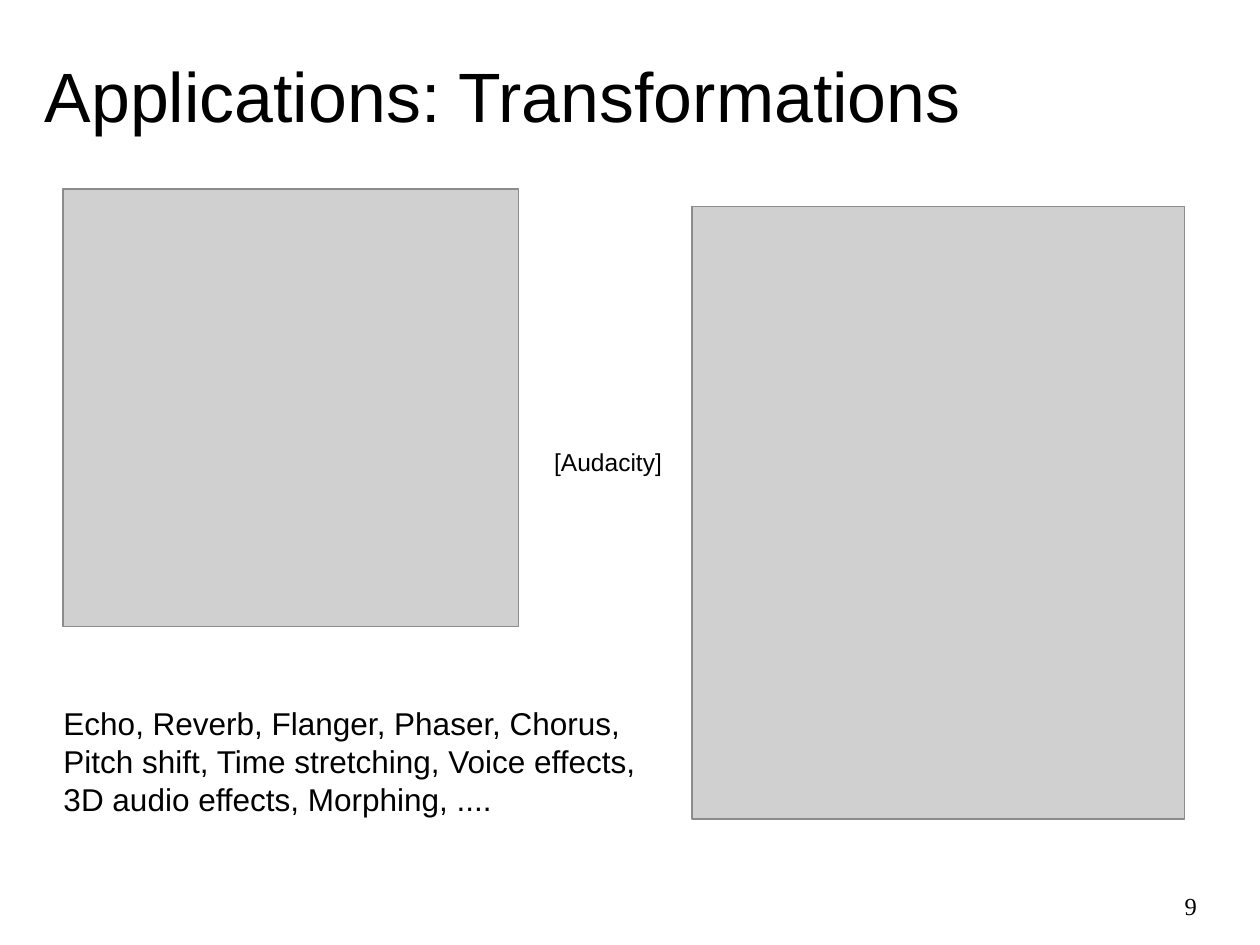
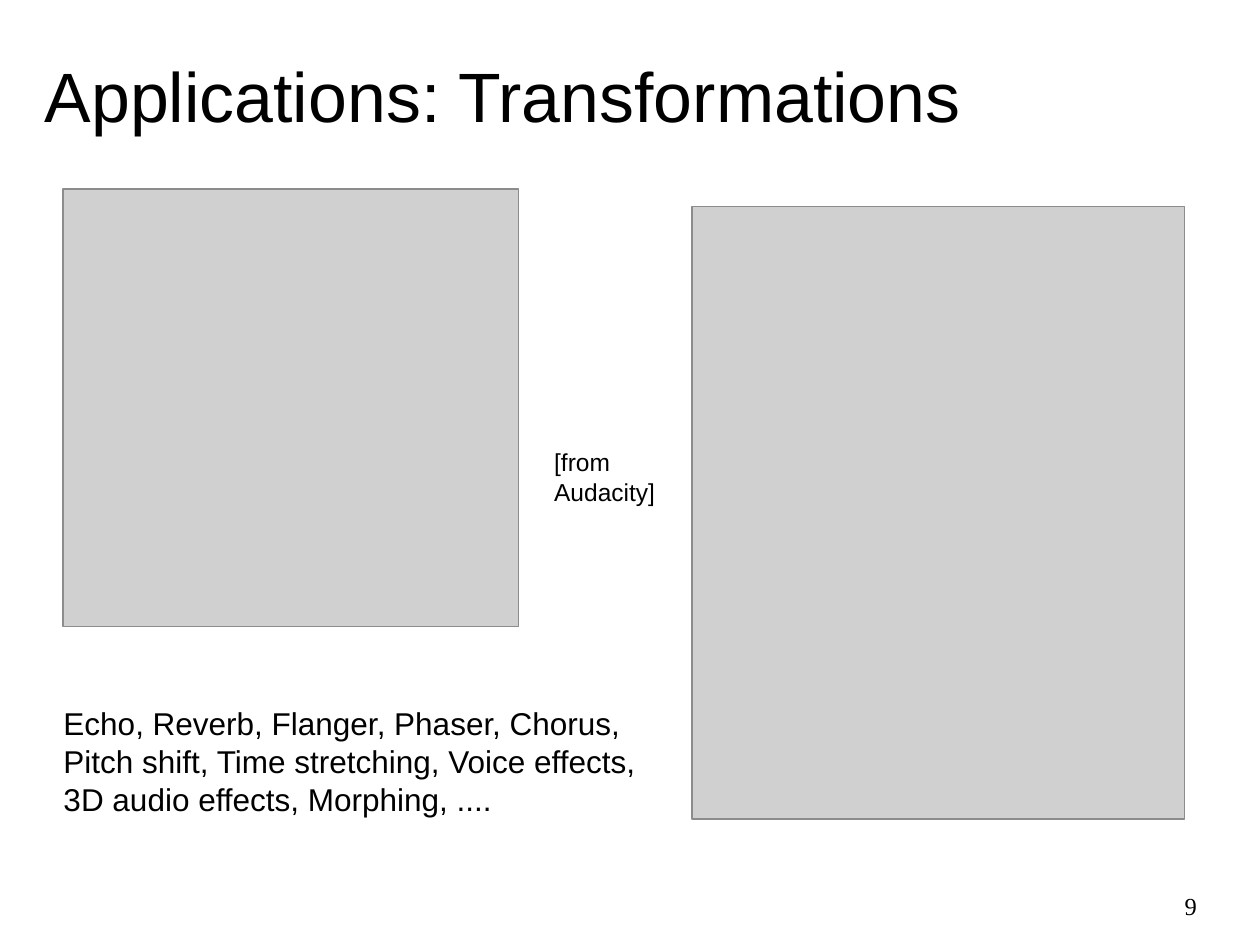
Before and after one commit to MTG/sms-tools, a slide deck: slide 9 of lectures/1-Introduction/Intro-to-DSP.odp. Drawn at 1260x945 pixels with LibreOffice and Linux fonts; fonts in the diff are those of the drawing; grey boxes stand for pictures. Boxes give left, top, right and bottom in pixels: in the first picture for what was removed or moved away, otherwise in the second. Text is boxed around its words. In the diff, an @@ line names an element or a change of style, - is before the commit and + after.

```diff
--- a/lectures/1-Introduction/Intro-to-DSP.odp
+++ b/lectures/1-Introduction/Intro-to-DSP.odp
@@ text at (554,453,655,506): text changed @@
-[Audacity]
+[from
+Audacity]
```
Also in this commit, not shown: 5 other slides changed, 10 other files.
